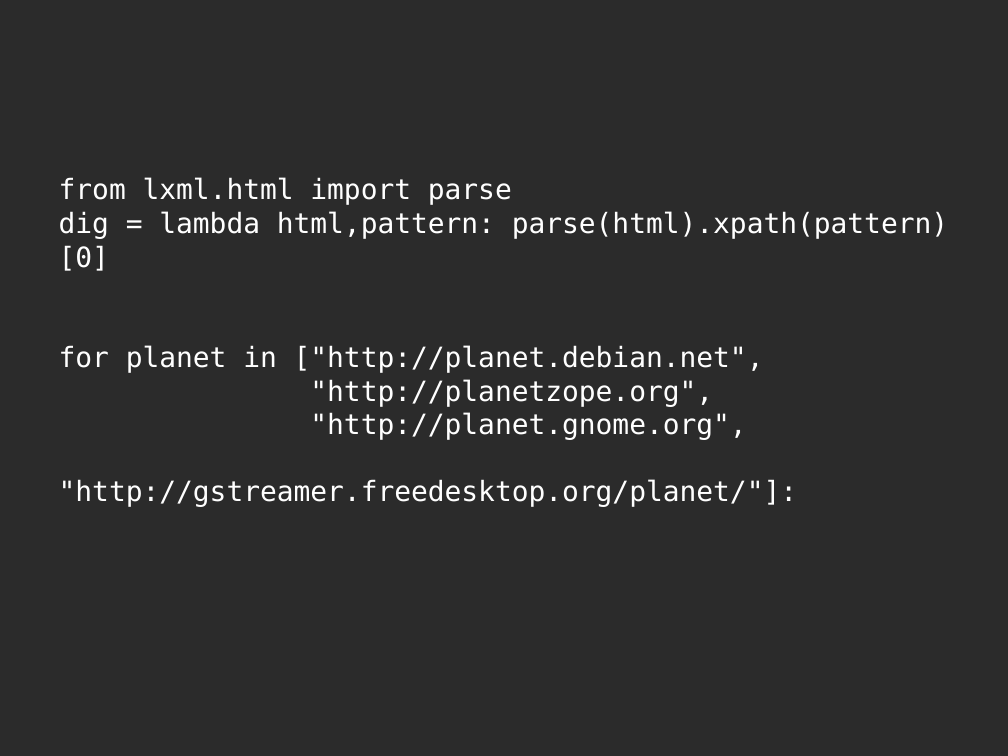
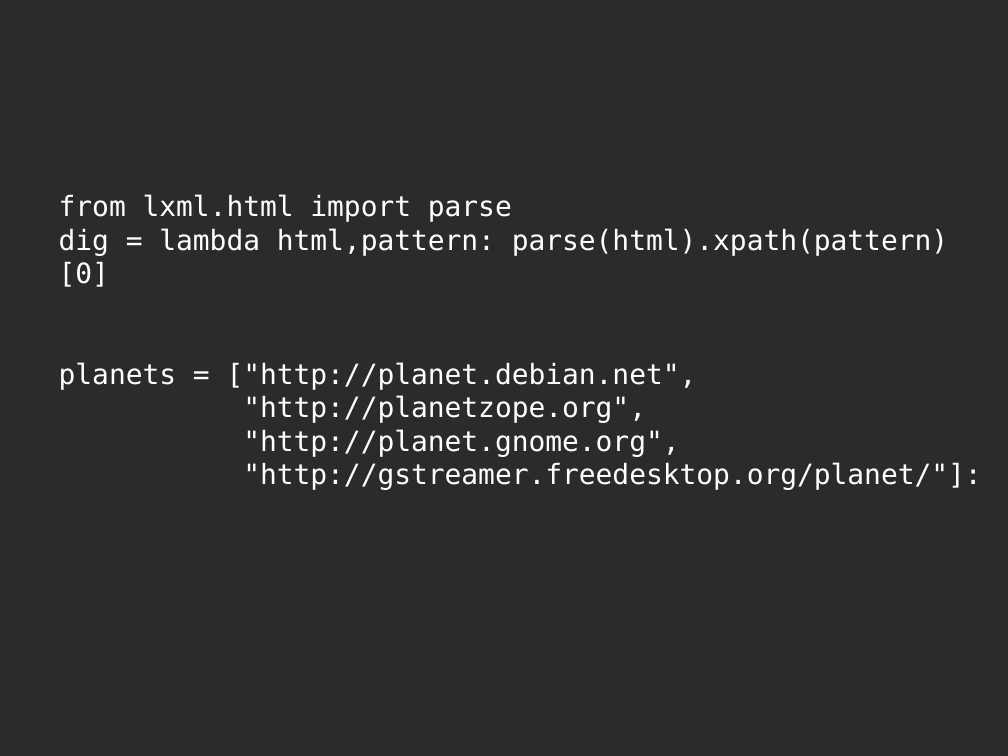
Before and after one commit to jdb/jdb.github.com, a slide deck: slide 6 of imap_idle/pycon-presentation/imap-idle-makingoff.odp. Drawn at 1008x756 pixels with LibreOffice and Linux fonts; fonts in the diff are those of the drawing; background and template pictures are left out; a plain dark background stands for a picture behind light text. Boxes give left, top, right and bottom in pixels: in the first picture for what was removed or moved away, otherwise in the second. Text is boxed around its words. In the diff, an @@ line names an element or a change of style, - is before the commit and + after.

```diff
--- a/imap_idle/pycon-presentation/imap-idle-makingoff.odp
+++ b/imap_idle/pycon-presentation/imap-idle-makingoff.odp
@@ title at (59, 194, 982, 490): text changed @@
-from lxml.html import parse
-dig = lambda html,pattern: parse(html).xpath(pattern)[0]
-for planet in ["http://planet.debian.net",
-"http://planetzope.org",
-"http://planet.gnome.org",
-"http://gstreamer.freedesktop.org/planet/"]:
+from lxml.html import parse
+dig = lambda html,pattern: parse(html).xpath(pattern)[0]
+planets = ["http://planet.debian.net",
+"http://planetzope.org",
+"http://planet.gnome.org",
+"http://gstreamer.freedesktop.org/planet/"]:
```
Also in this commit, not shown: 9 other slides changed, 13 slides added, 12 slides removed, 4 other files.
